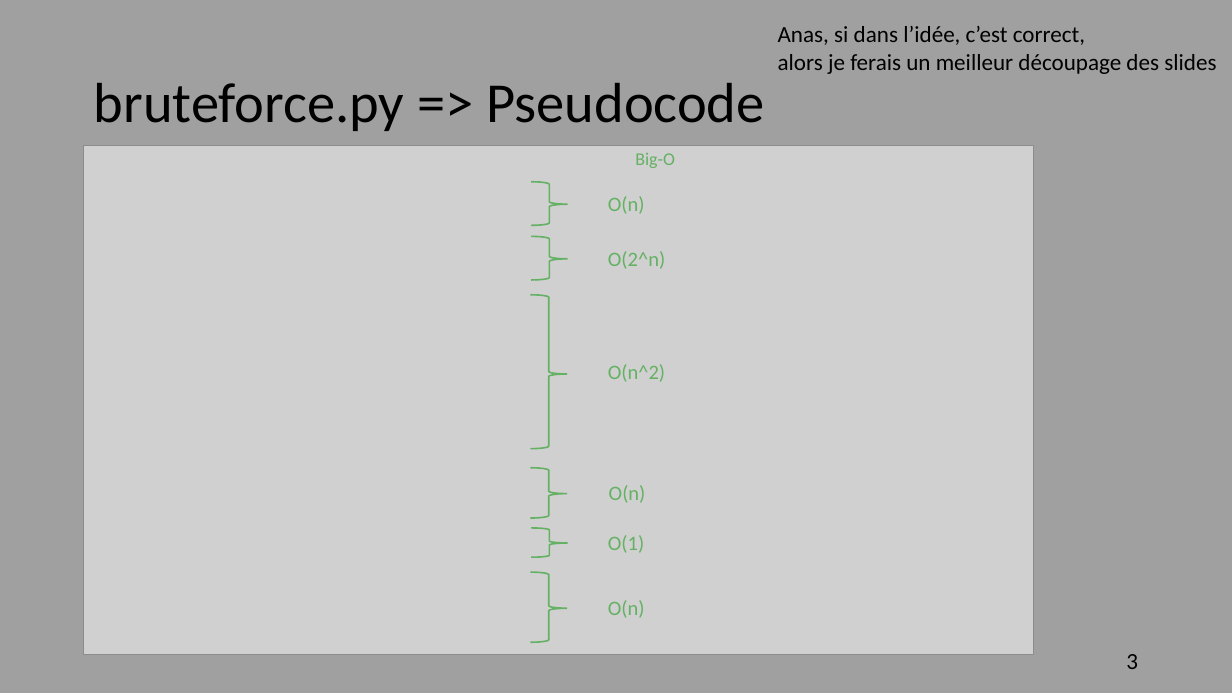
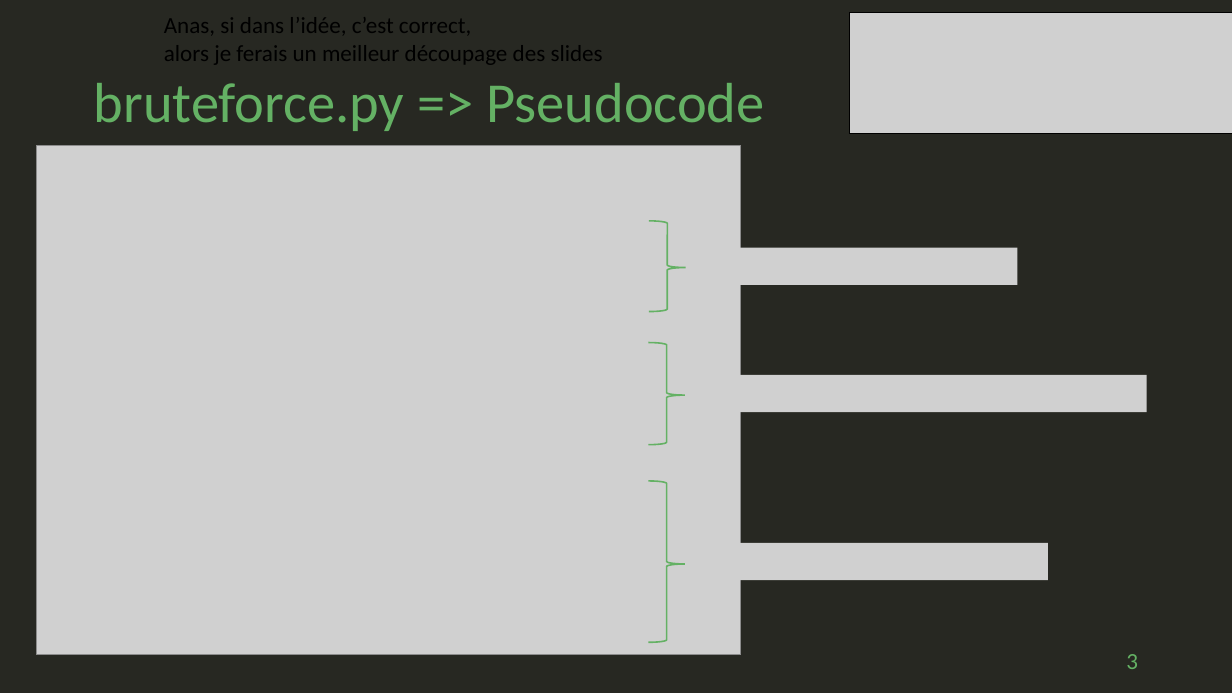
Before and after one commit to geoffrey-ll/OC_P07_Algorithmique, a slide deck: slide 3 of p07_slide.pptx. Drawn at 1232x693 pixels with LibreOffice and Linux fonts; fonts in the diff are those of the drawing; grey boxes stand for pictures. Boxes give left, top, right and bottom in pixels: in the first picture for what was removed or moved away, otherwise in the second. Text is boxed around its words. In the diff, an @@ line names an element or a change of style, - is before the commit and + after.

Commit message:
Slide avec le pseudoCode à jour.

```diff
--- a/p07_slide.pptx
+++ b/p07_slide.pptx
@@ background #A0A0A0 to #272822 @@
@@ text "Anas, si dans l’idée, c’est ..." rewrapped from (778, 26, 1216, 74) to (164, 12, 603, 67) @@
@@ picture added at (849, 12, 1232, 133) @@
@@ title "bruteforce.py => Pseudocode" at (94, 83, 764, 131): text colour #000000 to #64B164 @@
@@ picture: place and size @@
-picture at (84, 145, 1034, 654)
+picture at (36, 145, 741, 654)
@@ text removed at (635, 153, 675, 168) @@
-Big-O
@@ right brace removed at (531, 182, 568, 226) @@
@@ text removed at (608, 196, 645, 214) @@
-O(n)
@@ right brace: place and size @@
-right brace at (531, 237, 568, 280)
+right brace at (649, 221, 686, 311)
@@ text removed at (608, 251, 665, 269) @@
-O(2^n)
@@ picture added at (710, 248, 1018, 285) @@
@@ right brace: place and size @@
-right brace at (531, 295, 567, 449)
+right brace at (649, 343, 686, 445)
@@ text removed at (608, 364, 665, 382) @@
-O(n^2)
@@ picture added at (710, 375, 1147, 412) @@
@@ right brace removed at (531, 468, 567, 518) @@
@@ text removed at (609, 485, 646, 503) @@
-O(n)
@@ right brace: place and size @@
-right brace at (531, 572, 567, 642)
+right brace at (649, 481, 686, 642)
@@ right brace removed at (531, 528, 568, 557) @@
@@ text removed at (608, 535, 644, 553) @@
-O(1)
@@ picture added at (710, 543, 1049, 580) @@
@@ text removed at (608, 600, 645, 618) @@
-O(n)
@@ page number at (1126, 654, 1138, 669): text colour #000000 to #64B164 @@
```
Also in this commit, not shown: 9 other slides changed, 1 slide added, 1 other file.
